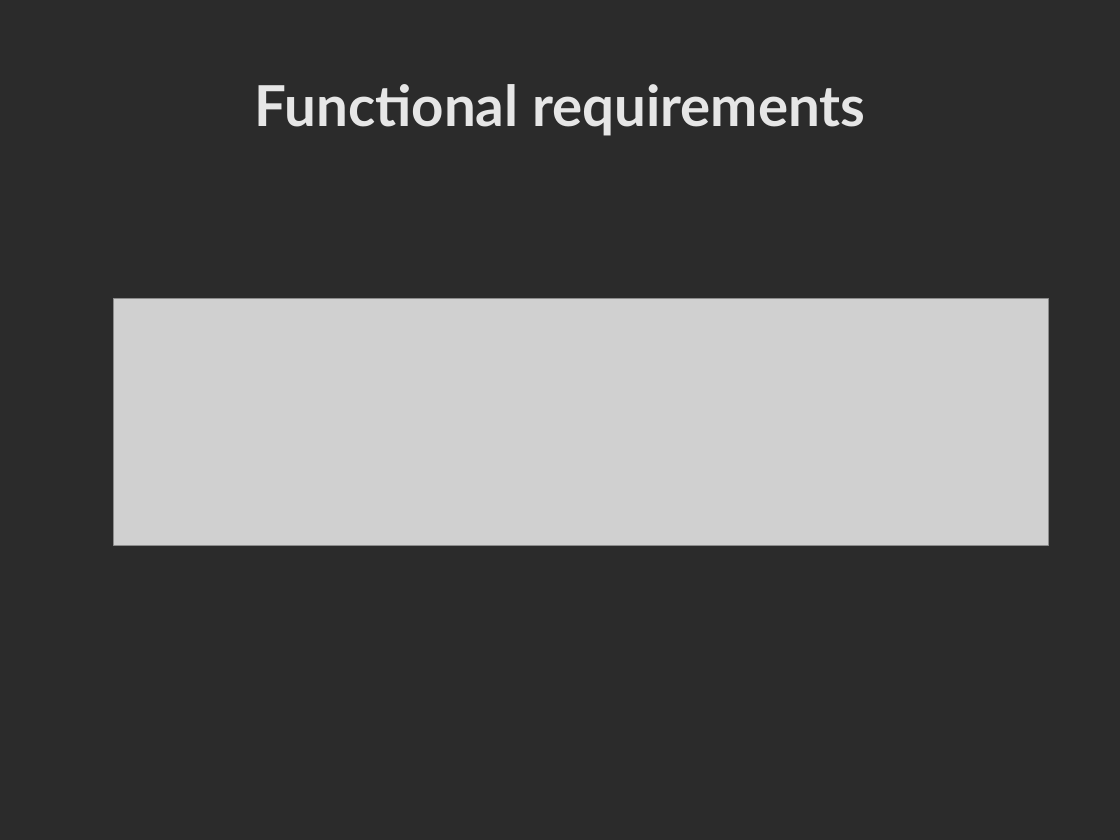
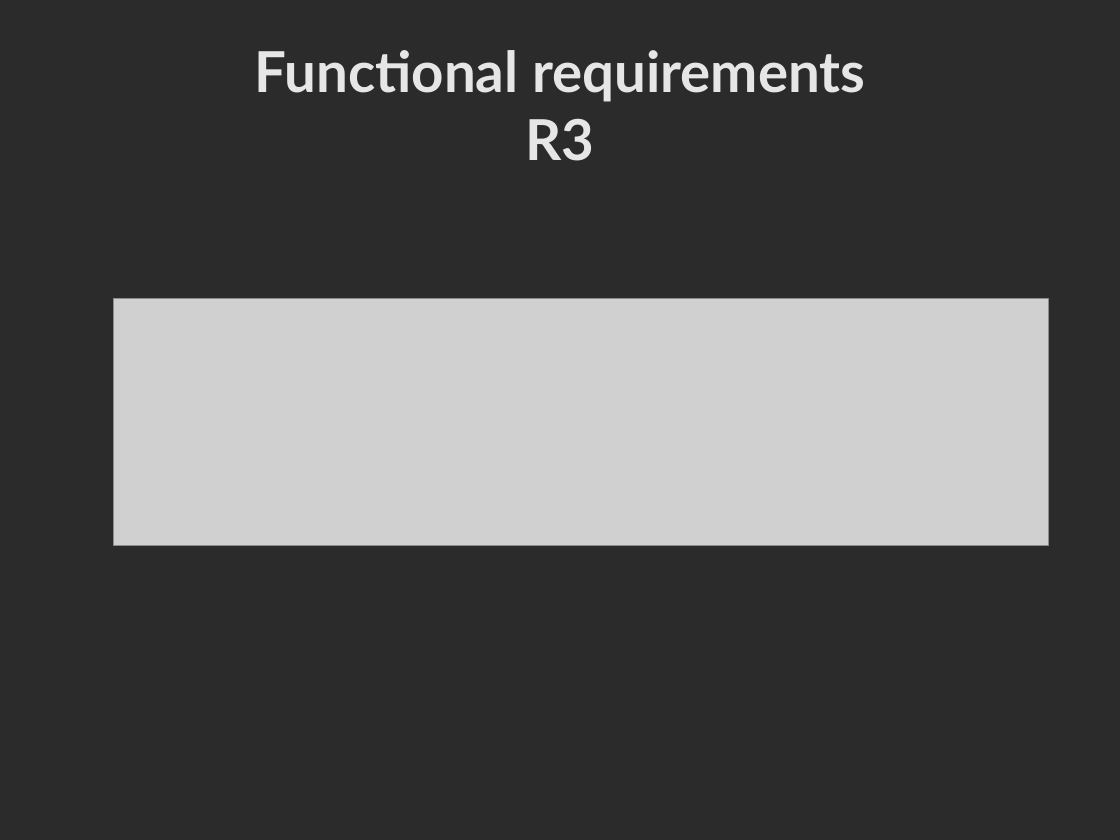
Before and after one commit to mgiorgino/xen-attitune, a slide deck: slide 10 of Docs/goals_and_advancement.odp. Drawn at 1120x840 pixels with LibreOffice and Linux fonts; fonts in the diff are those of the drawing; grey boxes stand for pictures; background and template pictures are left out; a plain dark background stands for a picture behind light text. Boxes give left, top, right and bottom in pixels: in the first picture for what was removed or moved away, otherwise in the second. Text is boxed around its words. In the diff, an @@ line names an element or a change of style, - is before the commit and + after.

```diff
--- a/Docs/goals_and_advancement.odp
+++ b/Docs/goals_and_advancement.odp
@@ title at (x1=255, y1=50, x2=865, y2=161): text changed @@
-Functional requirements
+Functional requirements
+R3
```
Also in this commit, not shown: 6 other slides changed.
